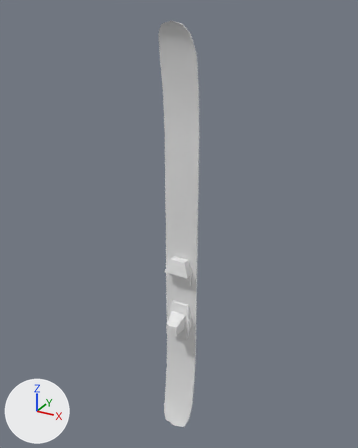
What one commit did to the FBX model Assets/Models/Clutter/skis/ski3.fbx.
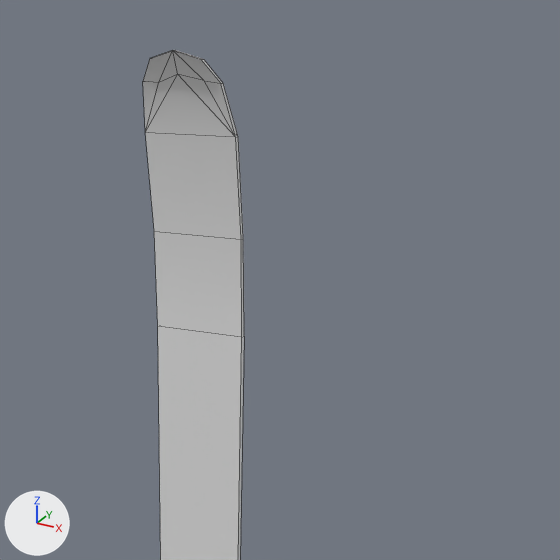
There are two pictures of each version: one whole from a 50 mm lens placed at (0.774, -1.4, 1.611), pointed at (-0.015, 0.035, 0.893), one close up on the part from 28% to 92% of the width and 0% to 51% of the height. Lighting does not change. The marker at lower left points along +X, +Y and +Z. The close-ups show mesh edges as thin lines. Where no turn or scale is listed for an object, it has been applied to the vertices.

In view in the first close-up: 'ski3'.
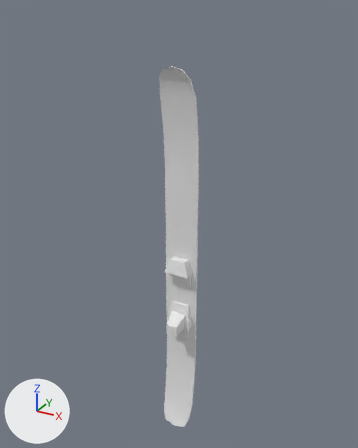
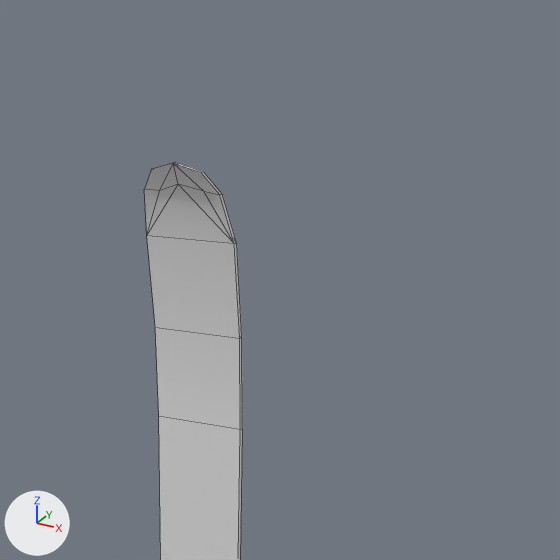
The change in detail:
me_mesh has 92 vertices, 90 faces and spans x -0.06..0.06, y -0.05..0.03, z 0.0..1.57.
me_mesh is used by ob_ski3; location (0.0, 0.0, 0.0).
me_mesh part 1: all 28 vertices in x -0.06..0.06, y -0.04..0.03, z 1.22..1.57 are moved by (0.0, 0.0, -0.13).

What differs and where, as boxes [x1, y1, x2, y2] in the close-ups (560 x 560 px):
'ski3', reshaped: before [143, 50, 244, 560]; after [144, 163, 242, 560]
